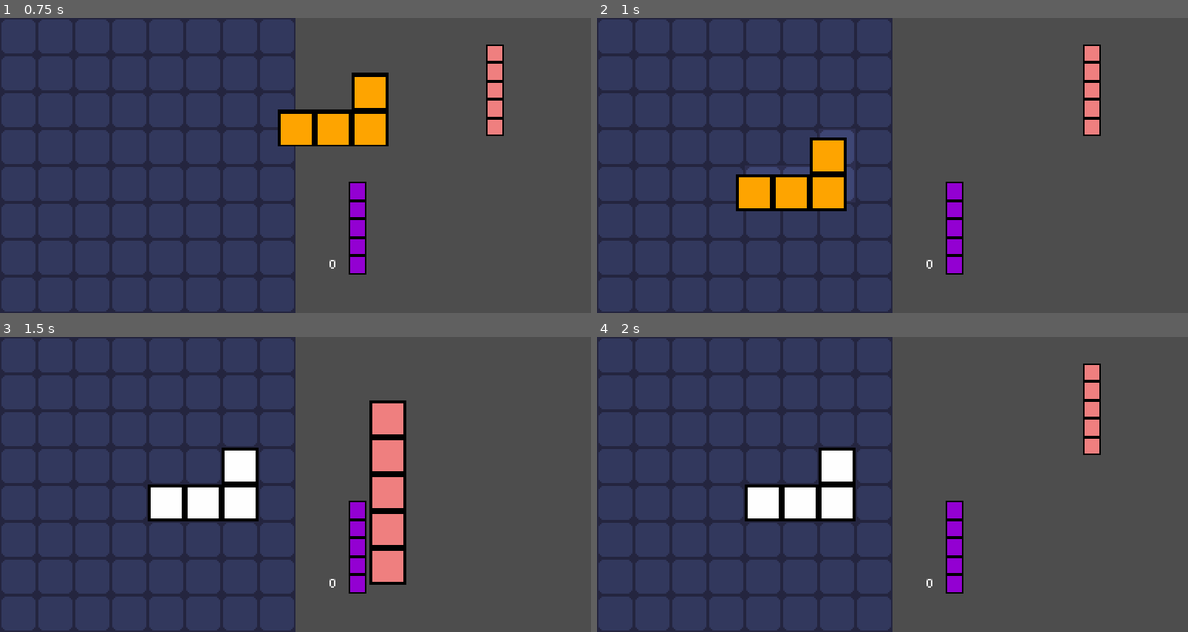
Above: before the commit, frames 1-4 (two rows, left to right).
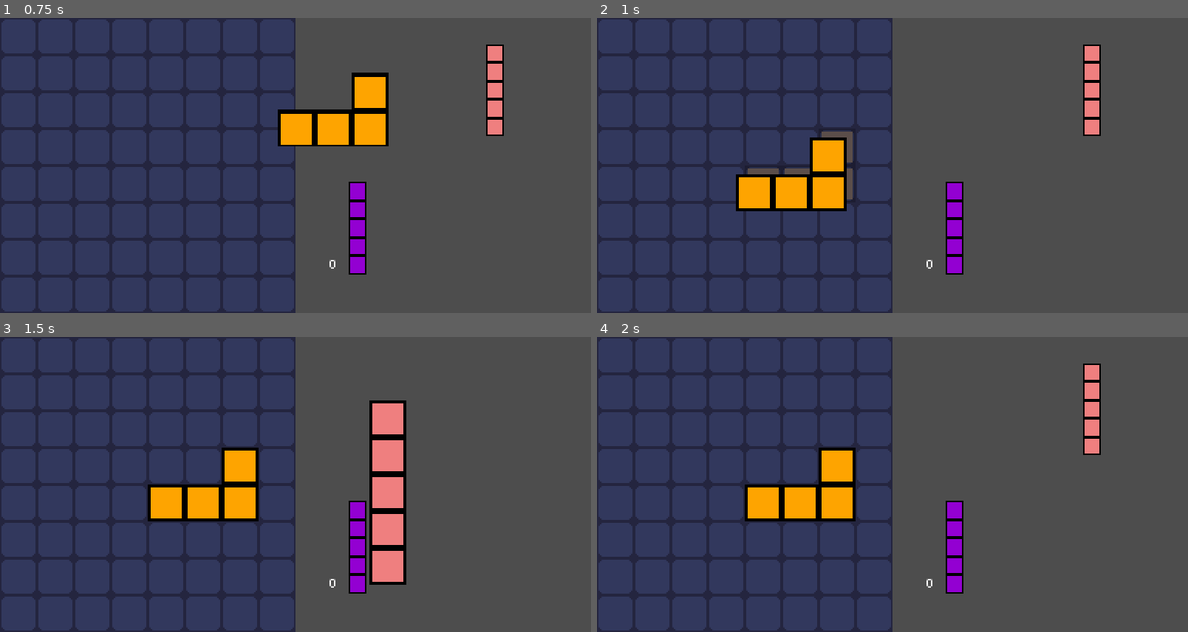
Above: after the commit, the same moments.

Repository: MichalHrbek/brickpop
Game: Godot game, scene res://scenes/main.tscn
The game is run twice, just before and just after one commit, with the same random seed, the same clock (stepped at 60 frames per second) and the same inputs.
Inputs (mouse positions are in pixels of both pictures, inside the frame that each line leads up to):
- Up to frame 1 (0.75 s): tap Enter at 0.5 s; drag from (354, 68) to (147, 165) at 0.52 s
- Up to frame 2 (1 s): no input
- Up to frame 3 (1.5 s): drag from (496, 372) to (147, 484) at 1.27 s
- Up to frame 4 (2 s): no input

Frame 1 is identical in both runs. In frame 2, 0.8% of the frame differs, in the area x 25-44%, y 37-63%; in frame 3, 2.2%, in the area x 25-44%, y 38-62%; in frame 4, 2.2%.

Commit message:
Visual improvements

Diff:
--- /dev/null
+++ b/scenes/brick_highlight.tscn
@@ -0,0 +1,6 @@
+[gd_scene load_steps=2 format=3 uid="uid://dss0582x4tj3m"]
+
+[ext_resource type="Texture2D" uid="uid://c5rsii6ku1p1u" path="res://assets/brick.svg" id="1_yms66"]
+
+[node name="BrickHighlight" type="Sprite2D"]
+texture = ExtResource("1_yms66")
--- a/scenes/hole.tscn
+++ b/scenes/hole.tscn
@@ -1,7 +1,17 @@
-[gd_scene load_steps=2 format=3 uid="uid://bmjyskp12gyl5"]
+[gd_scene load_steps=4 format=3 uid="uid://bmjyskp12gyl5"]
 
 [ext_resource type="Texture2D" uid="uid://c8u7of0u073n2" path="res://assets/hole.svg" id="1_lerre"]
+[ext_resource type="Script" uid="uid://jujqf2t33vlj" path="res://scripts/hole.gd" id="2_iyxdx"]
+[ext_resource type="PackedScene" uid="uid://dss0582x4tj3m" path="res://scenes/brick_highlight.tscn" id="3_a2ebe"]
 
-[node name="Hole" type="Sprite2D"]
+[node name="Hole" type="Node2D"]
+script = ExtResource("2_iyxdx")
+
+[node name="HoleSprite" type="Sprite2D" parent="."]
+z_index = -2
+texture = ExtResource("1_lerre")
+
+[node name="BrickHighlight" parent="." instance=ExtResource("3_a2ebe")]
+unique_name_in_owner = true
+visible = false
 z_index = -1
-texture = ExtResource("1_lerre")
--- a/scenes/piece.tscn
+++ b/scenes/piece.tscn
@@ -2,5 +2,5 @@
 
 [ext_resource type="Script" uid="uid://dt5yk7rkr0ulc" path="res://scripts/piece.gd" id="1_gebih"]
 
-[node name="Piece" type="Node2D"]
+[node name="Piece" type="Node2D" groups=["pieces"]]
 script = ExtResource("1_gebih")
--- a/scripts/board.gd
+++ b/scripts/board.gd
@@ -3,8 +3,7 @@
 
 const hole_scene = preload("res://scenes/hole.tscn")
 
-var holes: Array[Node2D] = []
-var bricks: Array[Node2D] = []
+var holes: Array[Hole] = []
 
 signal completed(field: PackedByteArray)
 
@@ -17,32 +16,29 @@
 			hole.position = Vector2(j*Constants.BRICK_SIZE,i*Constants.BRICK_SIZE)+Constants.BRICK_OFFSET
 			add_child(hole)
 			holes.append(hole)
-			bricks.append(null)
 
 func _process(delta):
-	var piece_bricks = get_overlapping_areas()
+	var pieces = get_tree().get_nodes_in_group("pieces")
 
 	for i in holes:
+		i.hide_highlight()
 		i.modulate = Color.WHITE
 
-	for i in bricks:
-		if is_instance_valid(i):
-			i.modulate = Color.WHITE
-
-	var bitfield := gen_bitfield()
-	for i in piece_bricks:
-		var pos = round((i.global_position-(global_position+Constants.BRICK_OFFSET))/Constants.BRICK_SIZE)
-		if pos.x < 0 or pos.x >= 8: continue
-		if pos.y < 0 or pos.y >= 8: continue
-		holes[pos.y*8+pos.x].modulate = Color.WHITE*1.25
-		bitfield |= (1 << int(pos.y*8+pos.x))
-
-	bitfield = BoardUtils.get_complete(bitfield)
-	for i in 64:
-		if bitfield & (1 << i):
-			if is_instance_valid(bricks[i]):
-				bricks[i].modulate = Color.GREEN
-			holes[i].modulate = Color.GREEN
+	for i in pieces:
+		var pos = round((i.global_position-(global_position))/Constants.BRICK_SIZE)
+		if not BoardUtils.can_shift_shape(i.shape, pos): continue
+		var bitfield := gen_bitfield()
+		var shape = BoardUtils.shift_shape(i.shape, pos)
+		if shape & gen_bitfield(): continue
+		for j in 64:
+			if shape & (1 << j):
+				holes[j].show_highlight(i.color)
+				bitfield |= (1 << j)
+		bitfield = BoardUtils.get_complete(bitfield)
+		for j in 64:
+			if bitfield & (1 << j):
+				holes[j].modulate = i.color
+				# TODO: Change brick color to i.color instead of modulate
 
 func try_place(piece: Piece) -> bool:
 	var start_pos = Vector2i(round((piece.global_position-global_position)/Constants.BRICK_SIZE))
@@ -59,9 +55,7 @@
 		for y in 8:
 			if shifted & (1 << (y*8+x)):
 				var brick = piece.bricks.pop_front()
-				brick.reparent(self)
-				bricks[y*8+x] = brick
-				brick.position = Constants.BRICK_OFFSET + Vector2(x,y)*Constants.BRICK_SIZE
+				holes[y*8+x].fill(brick)
 
 	piece.queue_free()
 	check_completion()
@@ -70,7 +64,7 @@
 func gen_bitfield() -> int:
 	var bitfield := 0
 	for i in 64:
-		if bricks[i]:
+		if holes[i].brick:
 			bitfield |= (1 << i)
 	return bitfield
 
@@ -82,8 +76,7 @@
 	for i in 64:
 		if to_destroy[i]:
 			complete = true
-			bricks[i].queue_free()
-			bricks[i] = null
+			holes[i].clear()
 
 	if complete:
 		completed.emit(to_destroy)
--- /dev/null
+++ b/scripts/hole.gd
@@ -0,0 +1,22 @@
+class_name Hole extends Node
+
+var brick: Node2D = null
+@onready
+var highlight: Node2D = %BrickHighlight
+
+func fill(_brick: Node2D):
+	brick = _brick
+	brick.reparent(self)
+	brick.position = Vector2.ZERO
+
+func clear():
+	brick.queue_free()
+	brick = null
+
+func show_highlight(color: Color):
+	color.a = 0.2
+	highlight.modulate = color
+	highlight.visible = true
+
+func hide_highlight():
+	highlight.visible = false
--- a/scripts/piece.gd
+++ b/scripts/piece.gd
@@ -7,8 +7,13 @@
 @export var start_scale: Vector2 = Vector2(0.5,0.5)
 @export var scale_up_time: float = 0.1
 @export var go_back_time: float = 0.05
+
+var color: Color = Color.WHITE:
+	set(value):
+		color = value
+		for i in bricks:
+			i.modulate = color
 var bricks: Array[Node2D] = []
-
 var dragging = false
 var drag_start = Vector2()
 var tween_up: Tween
@@ -33,6 +38,7 @@
 		for y in 8:
 			if shape & (1 << (y*8+x)):
 				var brick = brick_scene.instantiate()
+				brick.modulate = color
 				brick.position += Vector2(x,y)*Constants.BRICK_SIZE+Constants.BRICK_OFFSET
 				brick.input_event.connect(_on_input_event)
 				add_child(brick)
--- a/scripts/piece_spawner.gd
+++ b/scripts/piece_spawner.gd
@@ -28,8 +28,8 @@
 	var usable = BoardUtils.find_usable_blocks(len(spawn_points), 0, random_shapes, len(shapes), board.gen_bitfield())
 	for i in len(spawn_points):
 		var piece: Piece = piece_scene.instantiate()
-		piece.shape = usable[i];
-		piece.modulate = Constants.BRICK_COLORS.pick_random()
+		piece.shape = usable[i]
+		piece.color = Constants.BRICK_COLORS.pick_random()
 		piece.board = board
 		piece.global_position = spawn_points[i].global_position
 		piece.tree_exited.connect(_on_piece_placed.bind(piece))
Not shown, added: scripts/hole.gd.uid
